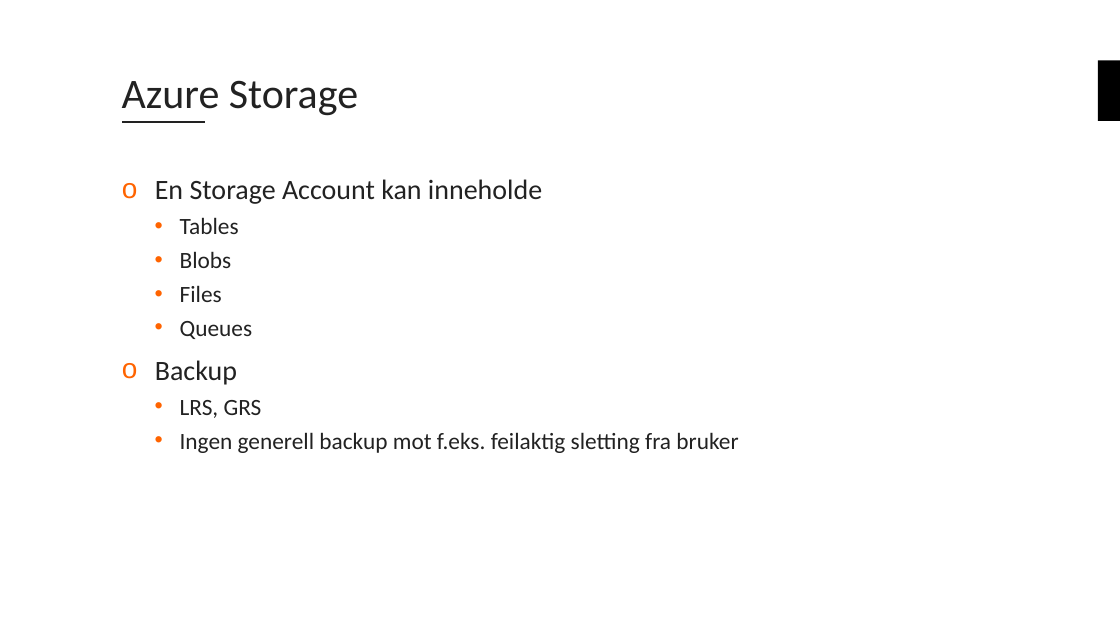
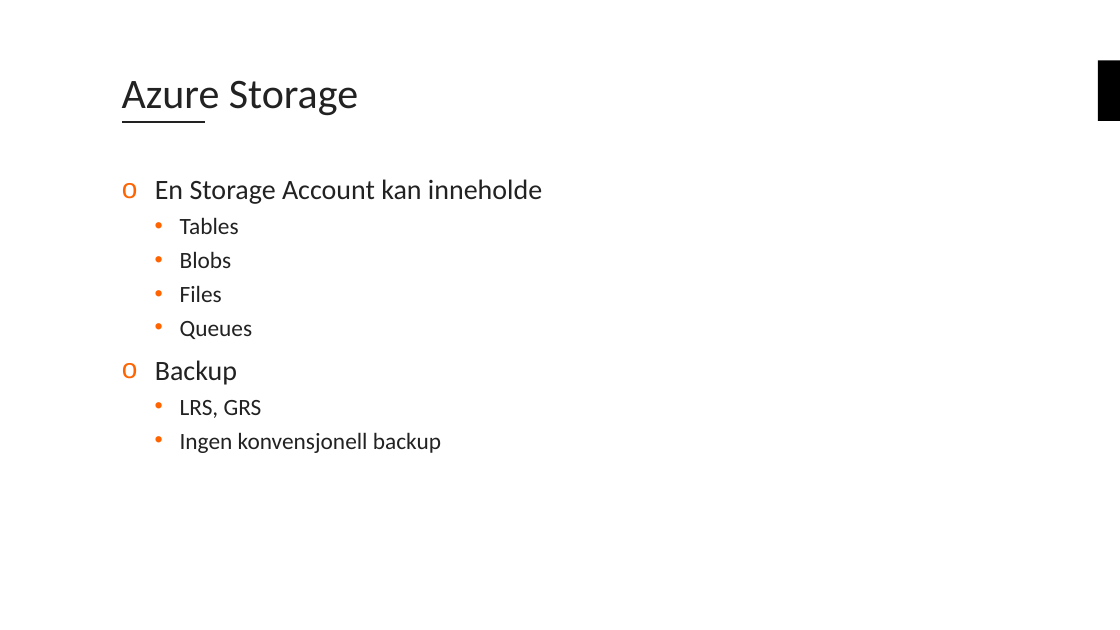
Before and after one commit to bouvet/azure-workshops, a slide deck: slide 25 of Workshop_1/Presentation/Azureskolen-Workshop#1.pptx. Drawn at 1120x630 pixels with LibreOffice and Linux fonts; fonts in the diff are those of the drawing; background and template pictures are left out. Boxes give left, top, right and bottom in pixels: in the first picture for what was removed or moved away, otherwise in the second. Text is boxed around its words. In the diff, an @@ line names an element or a change of style, - is before the commit and + after.

```diff
--- a/Workshop_1/Presentation/Azureskolen-Workshop#1.pptx
+++ b/Workshop_1/Presentation/Azureskolen-Workshop#1.pptx
@@ text at <box>180,432,441,453</box>: text changed @@
-  • Ingen generell backup mot f.eks. feilaktig sletting fra bruker
+  • Ingen konvensjonell backup
```
Also in this commit, not shown: 7 other slides changed, 1 slide added, 1 slide removed, 4 other files.
